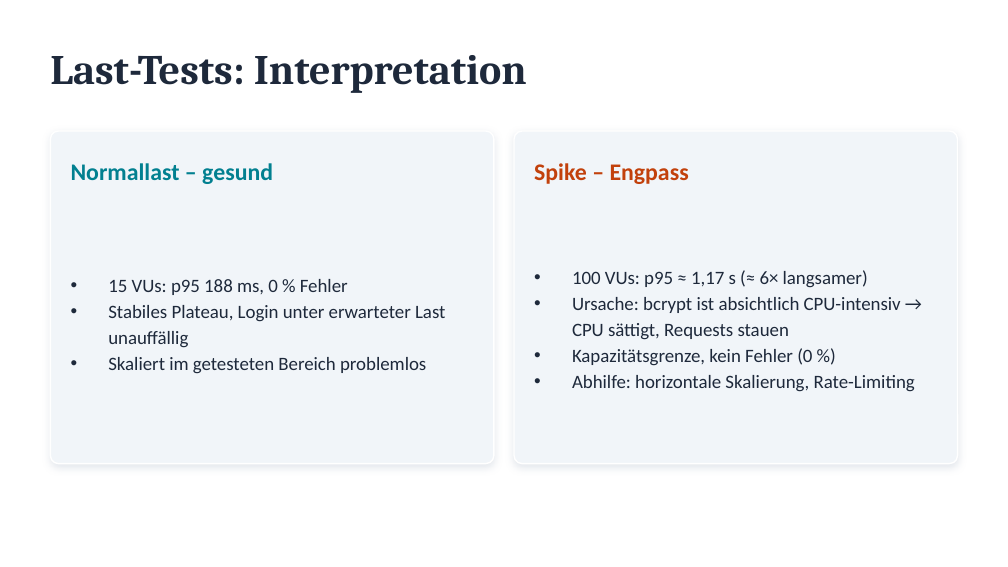
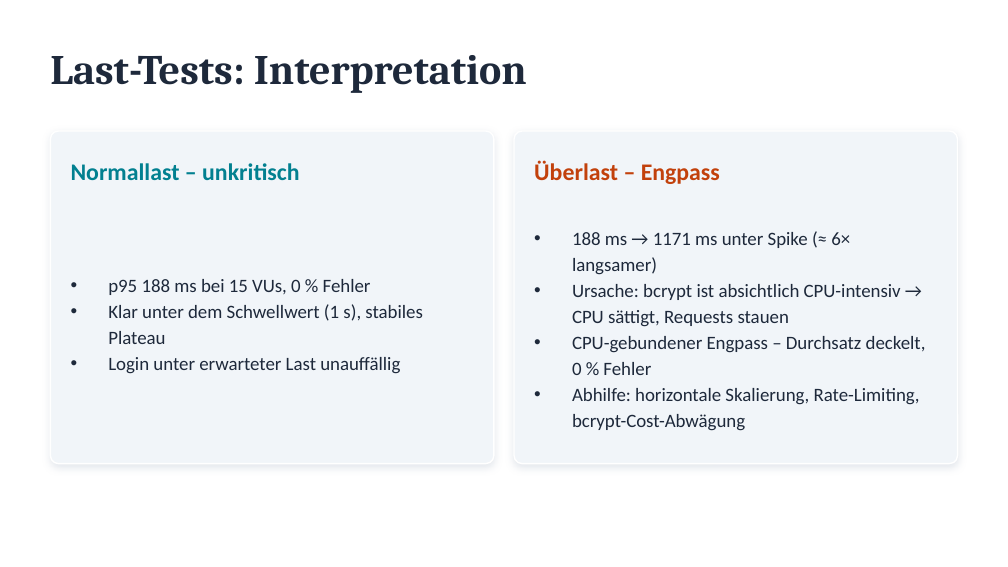
Before and after one commit to Lolo169169/wat4-2026ss-bb-zauner-seybold, a slide deck: slide 9 of PRESENTATION.pptx. Drawn at 1008x567 pixels with LibreOffice and Linux fonts; fonts in the diff are those of the drawing. Boxes give left, top, right and bottom in pixels: in the first picture for what was removed or moved away, otherwise in the second. Text is boxed around its words. In the diff, an @@ line names an element or a change of style, - is before the commit and + after.

```diff
--- a/PRESENTATION.pptx
+++ b/PRESENTATION.pptx
@@ text at <box>71,163,299,180</box>: text changed @@
-Normallast – gesund
+Normallast – unkritisch
@@ text at <box>534,160,720,184</box>: text changed @@
-Spike – Engpass
+Überlast – Engpass
@@ text at <box>572,232,850,275</box>: text changed @@
-• 100 VUs: p95 ≈ 1,17 s (≈ 6× langsamer)
+• 188 ms → 1171 ms unter Spike (≈ 6× langsamer)
@@ text at <box>108,279,422,374</box>: text changed @@
-• 15 VUs: p95 188 ms, 0 % Fehler
-• Stabiles Plateau, Login unter erwarteter Last unauffällig
-• Skaliert im getesteten Bereich problemlos
+• p95 188 ms bei 15 VUs, 0 % Fehler
+• Klar unter dem Schwellwert (1 s), stabiles Plateau
+• Login unter erwarteter Last unauffällig
@@ text at <box>572,336,926,431</box>: text changed @@
-• Kapazitätsgrenze, kein Fehler (0 %)
-• Abhilfe: horizontale Skalierung, Rate-Limiting
+• CPU-gebundener Engpass – Durchsatz deckelt, 0 % Fehler
+• Abhilfe: horizontale Skalierung, Rate-Limiting, bcrypt-Cost-Abwägung
```
Also in this commit, not shown: 4 other slides changed, 4 slides added, 5 slides removed.
